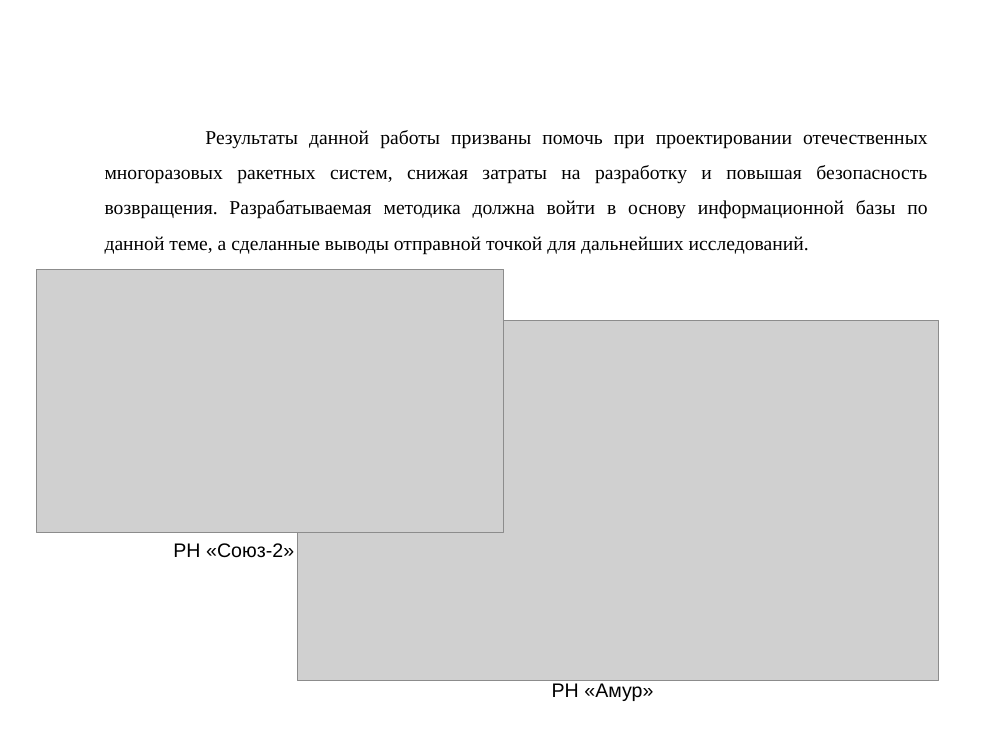
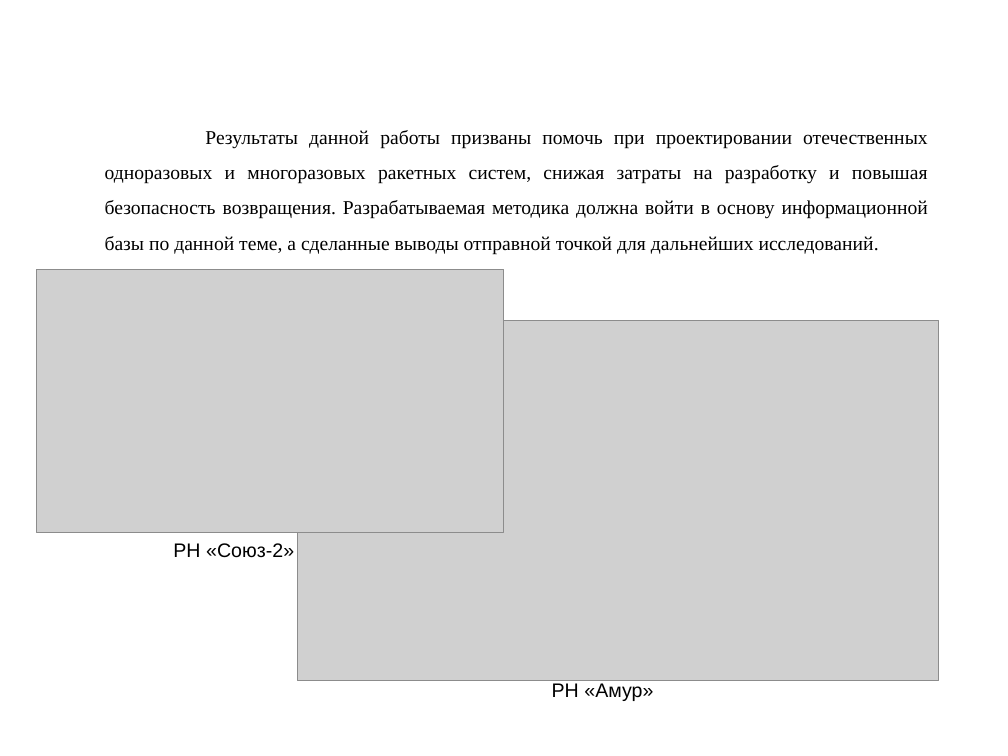
Before and after one commit to SmetanaPrototype/UniFlight, a slide deck: slide 18 of docs/Сметана. Диссертация.pptx (slide 23 before the commit). Drawn at 1008x756 pixels with LibreOffice and Linux fonts; fonts in the diff are those of the drawing; grey boxes stand for pictures; background and template pictures are left out. Boxes give left, top, right and bottom in pixels: in the first picture for what was removed or moved away, otherwise in the second. Text is boxed around its words. In the diff, an @@ line names an element or a change of style, - is before the commit and + after.

Commit message:
presentation

```diff
--- a/docs/Сметана. Диссертация.pptx
+++ b/docs/Сметана. Диссертация.pptx
@@ text at (105, 130, 928, 255): text changed @@
-Результаты данной работы призваны помочь при проектировании отечественных многоразовых ракетных систем, снижая затраты на разработку и повышая безопасность возвращения. Разрабатываемая методика должна войти в основу информационной базы по данной теме, а сделанные выводы отправной точкой для дальнейших исследований.
+Результаты данной работы призваны помочь при проектировании отечественных одноразовых и многоразовых ракетных систем, снижая затраты на разработку и повышая безопасность возвращения. Разрабатываемая методика должна войти в основу информационной базы по данной теме, а сделанные выводы отправной точкой для дальнейших исследований.
```
Also in this commit, not shown: 16 other slides changed, 1 slide added, 6 slides removed, 3 other files.
